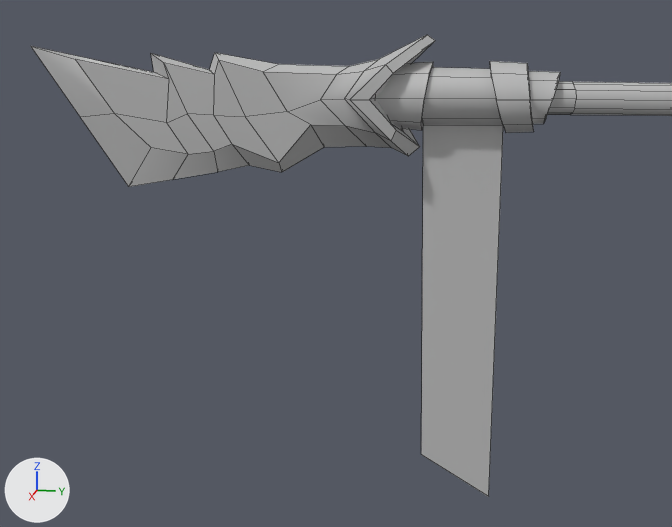
One commit to the FBX model Assets/_Assets/Meshes/Weapons/Weapon_Naginata_Mesh.fbx: the scene before it, then after it.
One viewpoint serves both versions: a camera (50 mm lens) standing at (2.196, -0.326, 0.139) and looking at (-0.01, -0.767, -0.413). Every picture has the same lights, and +X, +Y and +Z are marked at lower left. Mesh edges are drawn as thin lines. Where no turn or scale is listed for an object, it has been applied to the vertices. Vertices at the same position are counted once.
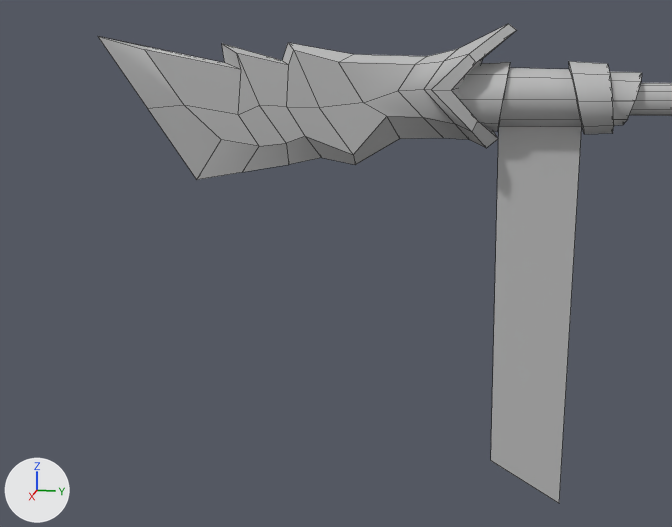
The newer file is also rescaled (x1.5) as a whole; pictures and numbers use the older file's frame.

Boxes (x1, y1, x2, y2) around the edits, measured in the pictures (672 x 527 px):
'pCylinder1', mesh moved: before (376, 61, 560, 497); after (457, 61, 642, 503)
'pCube2', mesh moved: before (31, 35, 435, 187); after (98, 24, 516, 180)
'pCube1', unchanged, covered by the edit: before (548, 81, 672, 116); after (630, 83, 672, 116)

The change in detail:
me_mesh_001 has 90 vertices, 88 faces and spans x -0.117..0.117, y -0.278..0.731, z -0.165..0.21.
me_mesh_001 is used by ob_pcube2; location (0.0, -1.265, -0.07).
me_mesh_001 part 2: the whole mesh is moved by (0.0, 0.182, 0.023).
me_mesh has 80 vertices, 73 faces and spans x -0.08..0.08, y -0.136..0.273, z -1.001..0.081.
me_mesh is used by ob_pcylinder1; location (0.0, -0.524, 0.0).
me_mesh part 1: the whole mesh is moved by (0.0, 0.175, 0.0).
